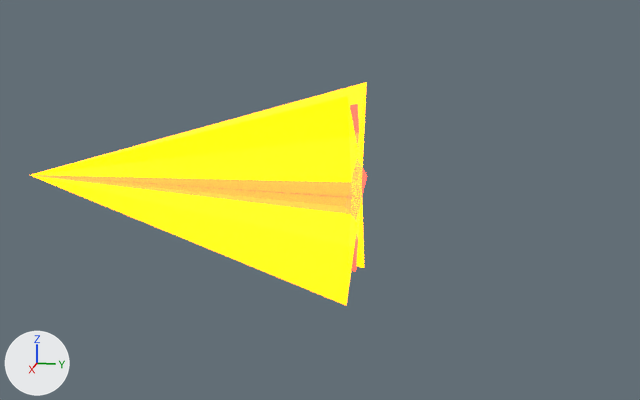
What one commit did to the Blender file Blender/igniteArrow.blend.
Both versions are drawn from a 50 mm camera at (4.8, 1.75, 1.13) aimed at (-0.01, 0.79, -0.07). Lighting does not change. The marker at lower left points along +X, +Y and +Z.

Objects in the first picture: 'Arrow1', 'Arrow2', 'Arrow3', 'Arrow4', 'arrowMesh'.
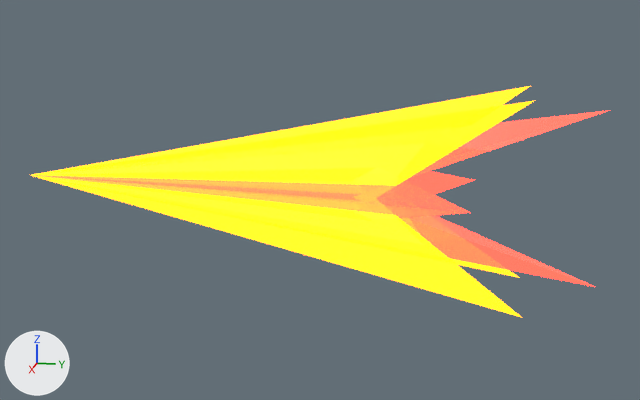
Edits to the bpy script that builds the scene:
```text
Change me_mesh1_001:
    where me_mesh1_001.from_pydata(...)  # 20 vertices, 24 faces; spans x -0.57..0.57, y -1.0..1.0, z -0.39..0.39
    used by ob_arrowmesh; location = (0.0, 0.0, 0.0); rotation_euler = (0.0, 1.571, 0.0), in degrees (0, 90, 0)
    me_mesh1_001 part 1
    me_mesh1_001.vertices[3].co: (0.0, 1.0, 0.39) -> (0.0, 1.65, 0.39)  # pixel (345, 206) -> pixel (471, 212)
    me_mesh1_001.vertices[6].co: (0.57, 1.0, 0.33) -> (0.57, 1.93, 0.33)  # pixel (346, 305) -> pixel (523, 317)
    me_mesh1_001.vertices[16].co: (0.49, 1.0, 0.0) -> (0.49, 2.33, 0.0)  # pixel (356, 272) -> not seen
    me_mesh1_001 part 2
    me_mesh1_001.vertices[8].co: (-0.57, 1.0, -0.33) -> (-0.57, 1.93, -0.33)  # pixel (366, 82) -> pixel (531, 85)
    me_mesh1_001.vertices[18].co: (-0.49, 1.0, 0.0) -> (-0.49, 2.33, 0.0)  # pixel (357, 103) -> pixel (610, 110)
    me_mesh1_001 part 3
    me_mesh1_001.vertices[1].co: (0.0, 1.0, -0.39) -> (0.0, 1.65, -0.39)  # pixel (367, 175) -> pixel (475, 179)
    me_mesh1_001 part 4
    me_mesh1_001.vertices[11].co: (0.57, 1.0, -0.33) -> (0.57, 1.93, -0.33)  # pixel (364, 268) -> pixel (520, 278)
    me_mesh1_001 part 5
    me_mesh1_001.vertices[13].co: (-0.57, 1.0, 0.33) -> (-0.57, 1.93, 0.33)  # pixel (347, 95) -> pixel (535, 100)
Change ob_arrow1:
    add ob_arrow1.hide_set(True)  # its collection is switched off
Change ob_arrow2:
    add ob_arrow2.hide_set(True)  # its collection is switched off
Change ob_arrow3:
    add ob_arrow3.hide_set(True)  # its collection is switched off
Change ob_arrow4:
    add ob_arrow4.hide_set(True)  # its collection is switched off
```

Changed parts and their boxes [x1, y1, x2, y2] in the pictures (640 x 400 px; the box of a moved part takes in the faces that stretch with it):
'arrowMesh', reshaped (72% wider)
    before: [30, 82, 367, 304]
    after: [31, 86, 610, 318]
'Arrow2', hidden
    before: [36, 90, 366, 305]
'Arrow1', hidden
    before: [33, 159, 367, 216]
'Arrow3', hidden
    before: [40, 100, 364, 268]
'Arrow4', hidden
    before: [351, 247, 356, 272]
part 1 of me_mesh1_001, moved or reshaped
    before: [30, 160, 361, 304]
    after: [31, 175, 595, 318]
part 2 of me_mesh1_001, moved or reshaped
    before: [38, 82, 367, 198]
    after: [32, 86, 610, 178]
part 3 of me_mesh1_001, moved or reshaped (not visible before)
    after: [405, 171, 474, 194]
part 4 of me_mesh1_001, moved or reshaped
    before: [352, 180, 364, 265]
    after: [450, 258, 520, 278]
part 5 of me_mesh1_001, moved or reshaped
    before: [31, 96, 361, 201]
    after: [33, 100, 536, 186]
